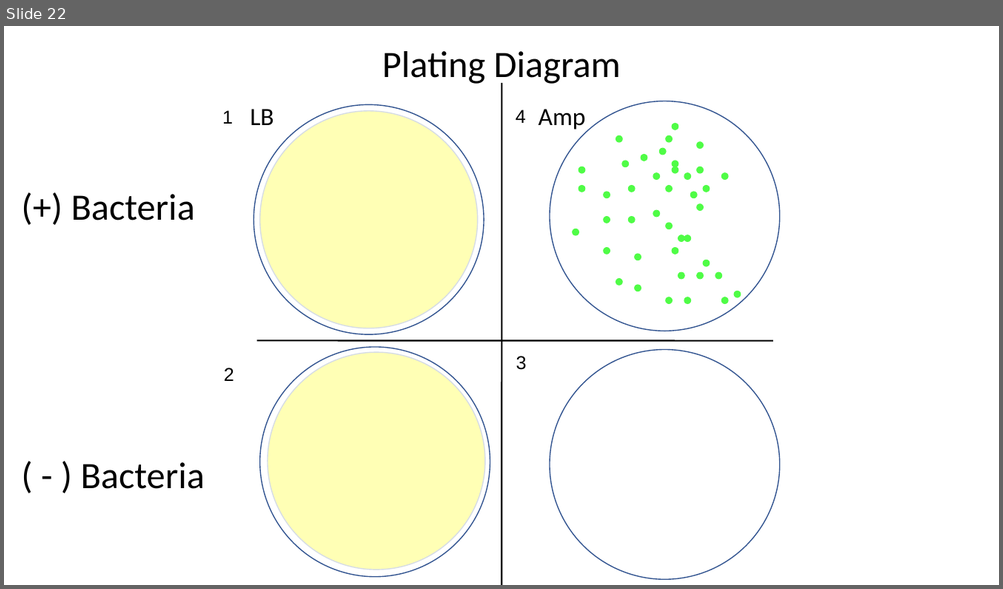
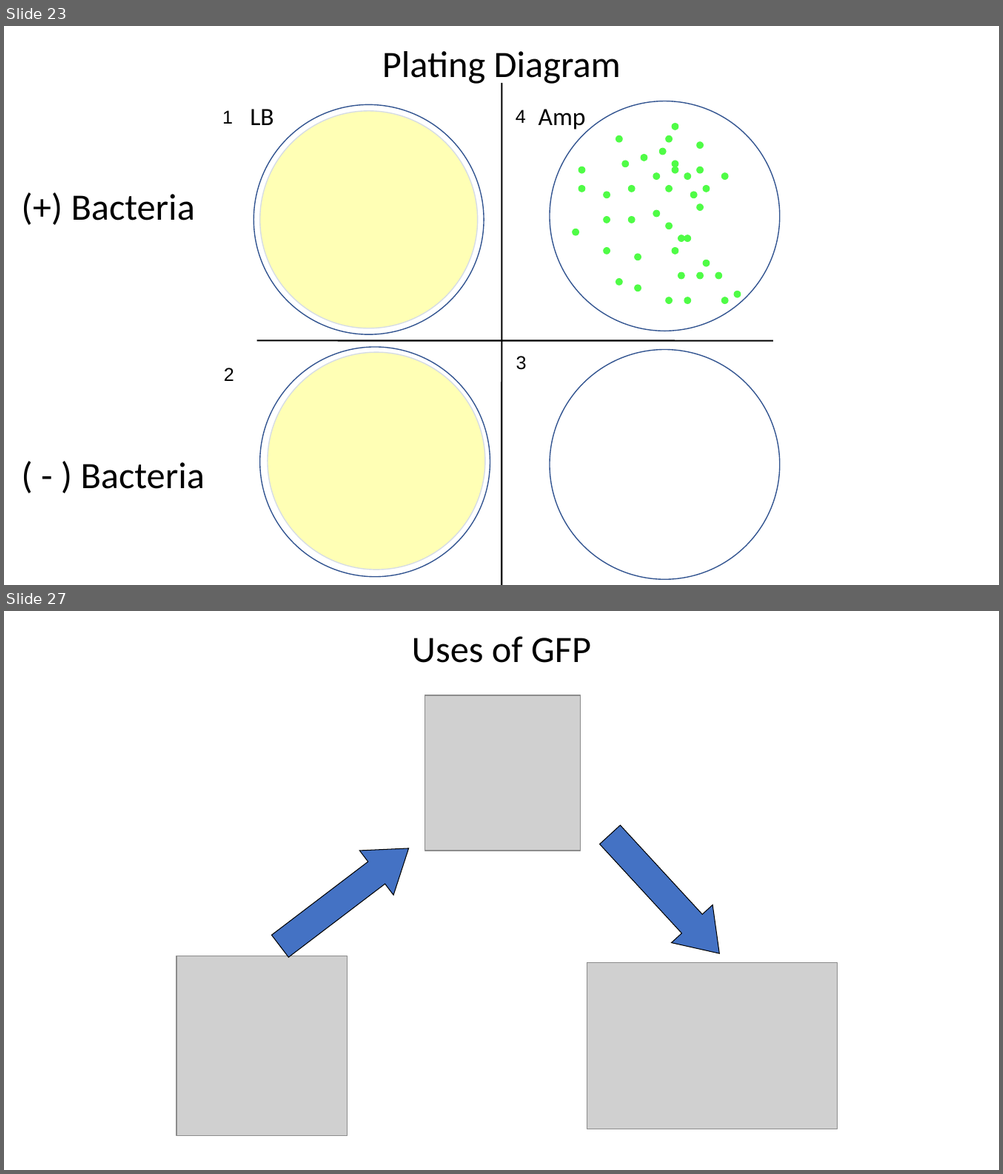
Before and after one commit to JasonJWilliamsNY/science_institute_2021, a slide deck: _includes/slides/bacterial-transformation_II.pptx. Shown one above the other, each under a label of ours: slide 22 before the commit, slides 23 and 27 after it; the slides between them are not shown. The pictures are 1003x589 and 1003x1174 pixels, drawn with LibreOffice and Linux fonts; fonts in the diff are those of the drawing; grey boxes stand for pictures. Boxes give left, top, right and bottom in pixels: in the first picture for what was removed or moved away, otherwise in the second. Text is boxed around its words. In the diff, an @@ line names an element or a change of style, - is before the commit and + after.

```diff
--- a/_includes/slides/bacterial-transformation_II.pptx
+++ b/_includes/slides/bacterial-transformation_II.pptx
@@ slide 27 added at (4, 611, 999, 1170), background #FFFFFF @@
@@ text added at (412, 636, 591, 663), 36 pt, text #000000 @@
+Uses of GFP
@@ picture added at (425, 695, 580, 851) @@
@@ right arrow added at (263, 826, 426, 968), fill #4472C4, outline #000000 0.75 pt @@
@@ right arrow added at (589, 816, 740, 973), fill #4472C4, outline #000000 0.75 pt @@
@@ picture added at (176, 957, 347, 1136) @@
@@ picture added at (586, 963, 837, 1129) @@
@@ what was slide 22 is now slide 23 @@
```
Also in this commit, not shown: 1 slide changed, 8 other slides added, 5 slides removed, 2 other files.
